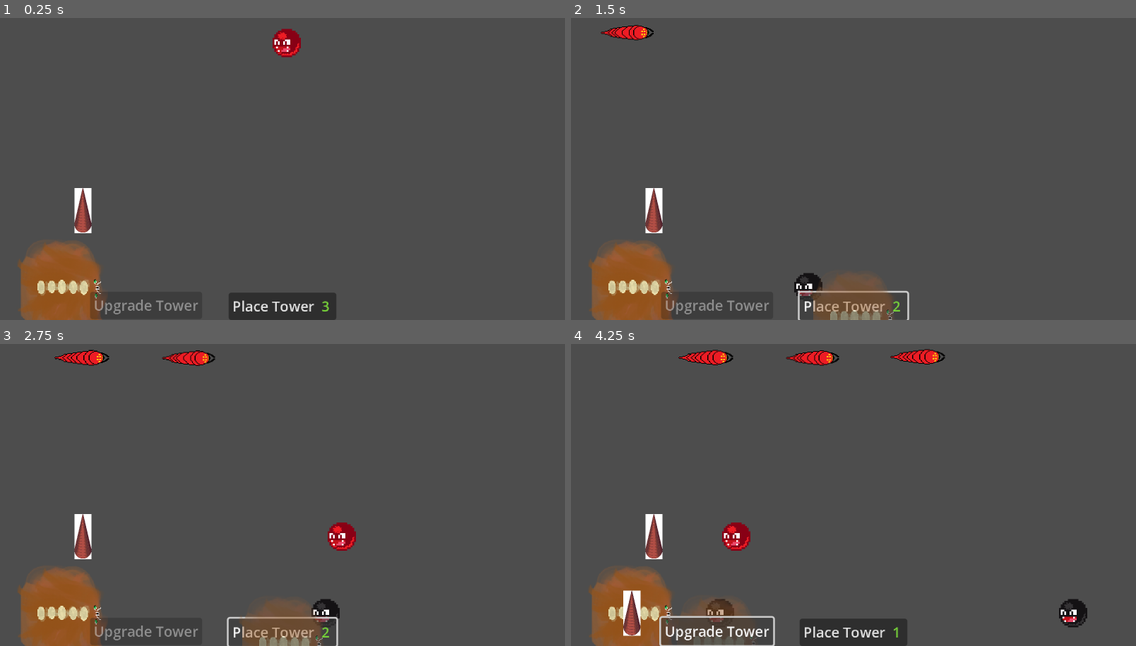
Above: before the commit, frames 1-4 (two rows, left to right).
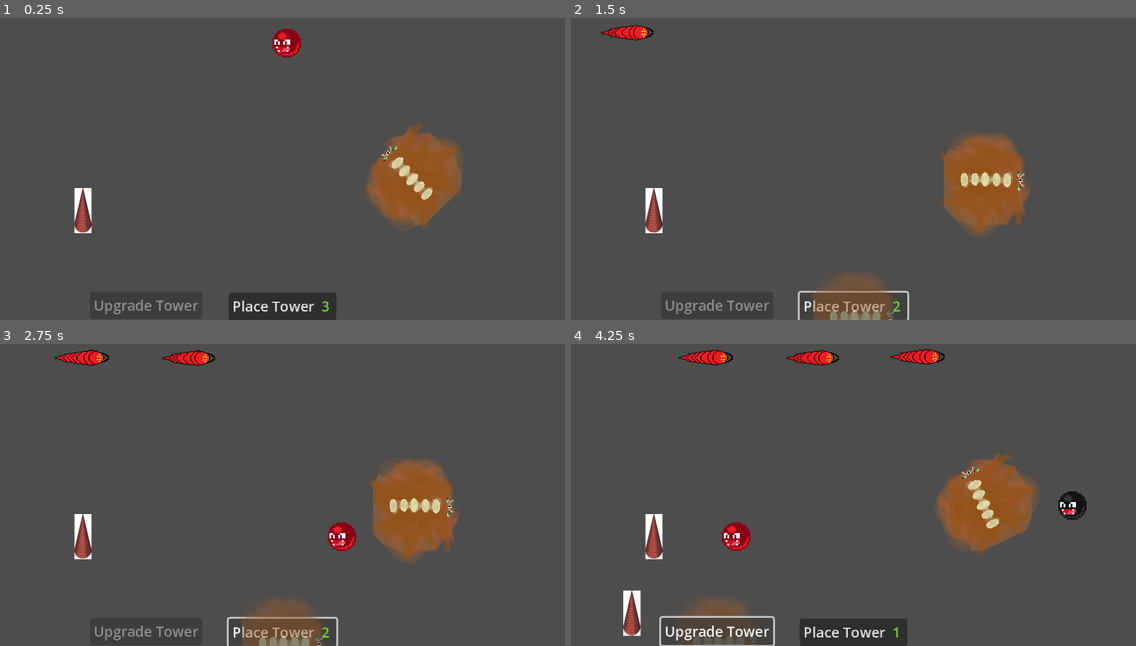
Above: after the commit, the same moments.

Repository: Moonlock/jameGam
Game: Godot game, scene res://thing_jam.tscn
Two runs of this game, one before a commit and one after it. Both use one fixed random seed, a clock stepped at 60 frames per second and the inputs below.
Inputs (mouse positions are in pixels of both pictures, inside the frame that each line leads up to):
- Up to frame 1 (0.25 s): no input
- Up to frame 2 (1.5 s): click "Place Tower" at 0.5 s; click "Place Tower" at 1.25 s
- Up to frame 3 (2.75 s): click "Place Tower" at 2 s
- Up to frame 4 (4.25 s): tap Enter (ui_accept) at 2.75, 3.02 s; move the mouse to (633, 612) at 2.77 s; click (633, 612) at 2.92 s; click "Upgrade Tower" at 3.5 s

The runs differ from the first frame. In frame 1, 7.3% of the frame differs, in the area x 3-82%, y 34-100%; in frame 2, 7.6%; in frame 3, 7.6%; in frame 4, 7.8%, in the area x 3-92%, y 36-100%.
Error before the commit: Invalid access to property or key 'position' on a base object of type 'InputEventKey'. (res://Towers/place_tower_button.gd:39)
Error after the commit: Attempt to call function 'get_shape' in base 'null instance' on a null instance. (res://Towers/towers.gd:9)

Commit message:
Tower now has tracking

Diff:
--- a/Towers/monster_tower.gd
+++ b/Towers/monster_tower.gd
@@ -1,4 +1,5 @@
 extends "res://Towers/towers.gd"
+
 
 @onready var bullet = preload("res://bullet.tscn")
 var _is_selected = false
--- a/Towers/monster_tower.tscn
+++ b/Towers/monster_tower.tscn
@@ -4,7 +4,11 @@
 [ext_resource type="Texture2D" uid="uid://bqcboiu41d7vu" path="res://monsterTop.png" id="2_lro4s"]
 
 [sub_resource type="CircleShape2D" id="CircleShape2D_lro4s"]
-radius = 48.0104
+
+
+
+radius = 300.0
+
 
 [node name="MonsterTower" type="Node2D"]
 script = ExtResource("1_6ujus")
@@ -12,6 +16,7 @@
 [node name="Monster" type="Sprite2D" parent="."]
 texture = ExtResource("2_lro4s")
 offset = Vector2(0, -13)
+
 
 [node name="FireRateTimer" type="Timer" parent="."]
 autostart = true
@@ -30,3 +35,11 @@
 
 [connection signal="timeout" from="FireRateTimer" to="." method="_on_fire_rate_timer_timeout"]
 [connection signal="input_event" from="Area2D" to="." method="_on_area_2d_input_event"]
+
+[node name="Range" type="Area2D" parent="."]
+
+[node name="CollisionShape2D" type="CollisionShape2D" parent="Range"]
+shape = SubResource("CircleShape2D_lro4s")
+
+[connection signal="body_entered" from="Range" to="." method="_on_range_body_entered"]
+[connection signal="body_exited" from="Range" to="." method="_on_range_body_exited"]
--- a/Towers/towers.gd
+++ b/Towers/towers.gd
@@ -1,30 +1,30 @@
 extends Node2D
 
 var enemy_array = []
-var am_built = false;
 var enemy
+var built = true
+
+func _ready() -> void:
+	if built:
+		self.get_node("Range/CollisionShape2D").get_shape().radius
+
 
 func _physics_process(delta):
-	if enemy_array.size() != 0 and am_built:
-		select_enemy()
+	if enemy_array.size() != 0 and built:
+		#select_enemy()
 		turn()
 	else:
 		enemy = null
 
+func select_enemy():
+	pass
+
+
 func turn():
-	#var enemy_position = get_global_mouse_position()
-	get_node("Monster").look_at(enemy.position)
-
-func select_enemy():
-	var enemy_progress = []
-	for i in enemy_array:
-		enemy_progress.append(i.offset)
-	var max_offset = enemy_progress.max()
-	var enemy_index = enemy_progress.find(max_offset)
-	enemy = enemy_array[enemy_index]
+	get_node("Monster").look_at(enemy_array[0].global_position)
 
 func _on_range_body_entered(body: Node2D) -> void:
-	enemy_array.append(body.get_parent())
+	enemy_array.append(body)
 
 func _on_range_body_exited(body: Node2D) -> void:
 	enemy_array.erase(body)
--- a/bullet.tscn
+++ b/bullet.tscn
@@ -1,6 +1,10 @@
 [gd_scene load_steps=4 format=3 uid="uid://bjuraydeab7sj"]
 
+
 [ext_resource type="Texture2D" uid="uid://6kwt5lxocstu" path="res://sprites/bullet.png" id="1_v7oki"]
+
+
+
 [ext_resource type="Script" uid="uid://dbm1nwfkysktl" path="res://bullet.gd" id="1_v8qja"]
 
 [sub_resource type="CircleShape2D" id="CircleShape2D_v8qja"]
--- a/thing_jam.tscn
+++ b/thing_jam.tscn
@@ -4,15 +4,23 @@
 [ext_resource type="PackedScene" uid="uid://brpgntw6o4oyo" path="res://Towers/monster_tower.tscn" id="2_y3g1b"]
 [ext_resource type="Script" path="res://timer.gd" id="3_udhia"]
 [ext_resource type="PackedScene" uid="uid://bo3ewv2iadgxw" path="res://Towers/place_tower_button.tscn" id="4_owrrb"]
+
 [ext_resource type="PackedScene" path="res://fire_bullet.tscn" id="5_hdifc"]
 [ext_resource type="Script" path="res://upgrade_tower_button.gd" id="6_8lc4r"]
 [ext_resource type="PackedScene" path="res://fire_tower.tscn" id="6_hdifc"]
+
+
+
 
 [node name="thingJam" type="Node2D"]
 script = ExtResource("1_udhia")
 
 [node name="MonsterTower" parent="." instance=ExtResource("2_y3g1b")]
-position = Vector2(69, 323)
+
+
+
+position = Vector2(468, 201)
+
 
 [node name="Timer" type="Timer" parent="."]
 autostart = true
Not shown: 1 places in fire_bullet.tscn that only renumber resources
